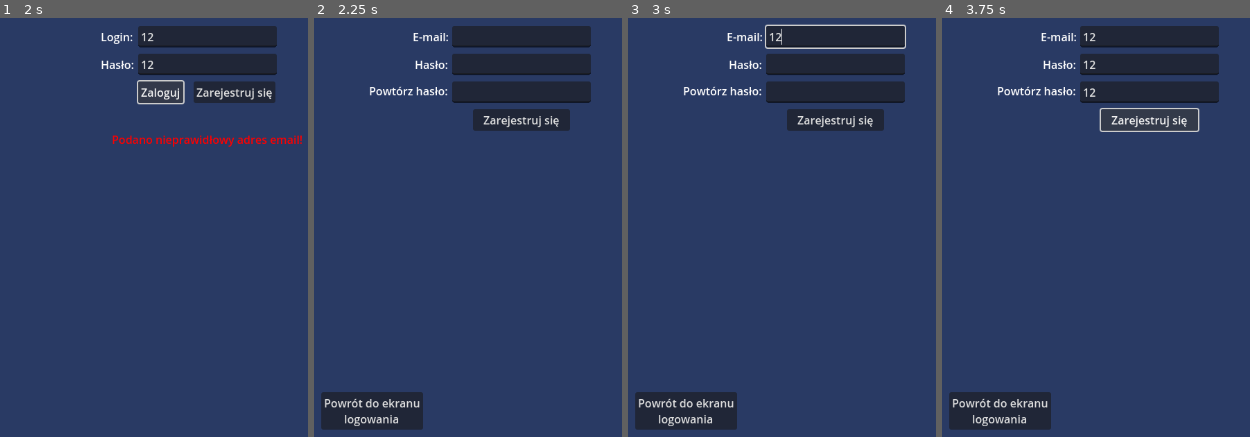
Above: before the commit, frames 1-4 (left to right).
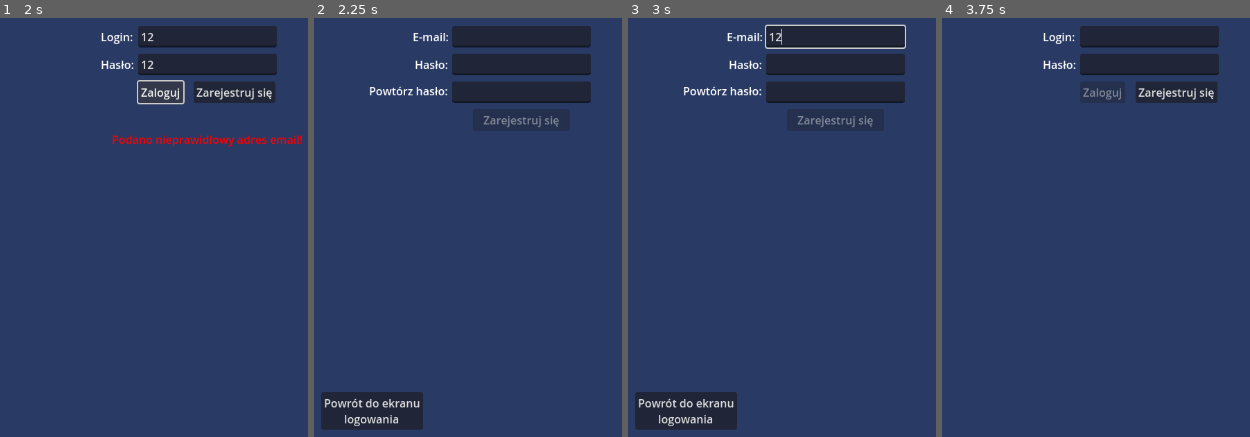
Above: after the commit, the same moments.

Repository: MateuszChoda/MediaLamus
Game: Godot game, scene res://Base/login_screen.tscn
The game is run twice, just before and just after one commit, with the same random seed, the same clock (stepped at 60 frames per second) and the same inputs.
Inputs (mouse positions are in pixels of both pictures, inside the frame that each line leads up to):
- Up to frame 1 (2 s): click (206, 34) at 0.52 s; type "12" at 0.6 s; click (206, 64) at 0.75 s; type "12" at 0.83 s; click "Zaloguj" at 1.25 s
- Up to frame 2 (2.25 s): click "Zarejestruj się" at 2 s
- Up to frame 3 (3 s): click (834, 34) at 2.77 s; type "12" at 2.85 s
- Up to frame 4 (3.75 s): click (1148, 64) at 3 s; type "12" at 3.08 s; click (1148, 93) at 3.23 s; type "12" at 3.32 s; click "Zarejestruj się" at 3.5 s

Frame 1 is identical in both runs. In frame 2, 0.2% of the frame differs, in the area x 55-80%, y 23-27%; in frame 3, 0.2%; in frame 4, 6.0%, in the area x 2-90%, y 3-99%.

Commit message:
Fix of main screen

Diff:
--- a/Base/Register_screen.tscn
+++ b/Base/Register_screen.tscn
@@ -1,8 +1,6 @@
-
 [gd_scene load_steps=2 format=3 uid="uid://dilvtyd1sl5qt"]
 
 [ext_resource type="Script" uid="uid://dpd3cgsx6h8b0" path="res://Scripts/register_screen.gd" id="1_rh3ov"]
-
 
 [node name="RegisterScreen" type="Control"]
 layout_mode = 3
@@ -11,6 +9,7 @@
 anchor_bottom = 1.0
 grow_horizontal = 2
 grow_vertical = 2
+script = ExtResource("1_rh3ov")
 
 [node name="ColorRect" type="ColorRect" parent="."]
 layout_mode = 1
@@ -102,7 +101,7 @@
 anchor_top = 0.5
 anchor_right = 0.5
 anchor_bottom = 0.5
-offset_left = -219.99
+offset_left = -220.0
 offset_top = 38.0
 offset_right = -105.99
 offset_bottom = 61.0
--- /dev/null
+++ b/Base/main_screen.tscn
@@ -0,0 +1,229 @@
+[gd_scene load_steps=6 format=3 uid="uid://p6ti5rlpxyux"]
+
+[ext_resource type="Script" uid="uid://cv4787yyv4i4u" path="res://Scripts/main_screen.gd" id="1_2l88s"]
+[ext_resource type="Texture2D" uid="uid://7ctyucrbyybl" path="res://img/filter-icon.jpg" id="1_o13rx"]
+[ext_resource type="Texture2D" uid="uid://dhka1r7vq5yn3" path="res://img/cart.png" id="2_i7cyh"]
+[ext_resource type="Texture2D" uid="uid://4kh527c6v3js" path="res://img/home-icon.png" id="2_w2f1l"]
+[ext_resource type="PackedScene" uid="uid://58fhia6fwvjx" path="res://Base/product_list.tscn" id="4_w2f1l"]
+
+[node name="Control" type="Control"]
+layout_mode = 3
+anchors_preset = 15
+anchor_right = 1.0
+anchor_bottom = 1.0
+grow_horizontal = 2
+grow_vertical = 2
+script = ExtResource("1_2l88s")
+
+[node name="ColorRect" type="ColorRect" parent="."]
+layout_mode = 1
+anchors_preset = 15
+anchor_right = 1.0
+anchor_bottom = 1.0
+grow_horizontal = 2
+grow_vertical = 2
+color = Color(0.160784, 0.227451, 0.392157, 1)
+
+[node name="LoginLabel" type="Label" parent="ColorRect"]
+layout_mode = 1
+offset_left = 30.0
+offset_top = 30.0
+offset_right = 92.0
+offset_bottom = 103.0
+theme_override_font_sizes/font_size = 38
+text = "Witaj
+"
+
+[node name="Searchbar" type="LineEdit" parent="ColorRect"]
+layout_mode = 1
+offset_left = 30.0
+offset_top = 120.0
+offset_right = 545.0
+offset_bottom = 170.0
+
+[node name="Filters_btn" type="TextureButton" parent="ColorRect"]
+layout_mode = 1
+anchors_preset = 1
+anchor_left = 1.0
+anchor_right = 1.0
+offset_left = -76.0
+offset_top = 119.0
+offset_right = 424.0
+offset_bottom = 619.0
+grow_horizontal = 0
+scale = Vector2(0.1, 0.1)
+texture_normal = ExtResource("1_o13rx")
+
+[node name="AGD_btn" type="Button" parent="ColorRect"]
+layout_mode = 1
+anchors_preset = 8
+anchor_left = 0.5
+anchor_top = 0.5
+anchor_right = 0.5
+anchor_bottom = 0.5
+offset_left = -293.0
+offset_top = -326.0
+offset_right = 293.0
+offset_bottom = -226.0
+grow_horizontal = 2
+grow_vertical = 2
+text = "AGD"
+
+[node name="RTV_btn" type="Button" parent="ColorRect"]
+layout_mode = 1
+anchors_preset = 8
+anchor_left = 0.5
+anchor_top = 0.5
+anchor_right = 0.5
+anchor_bottom = 0.5
+offset_left = -293.0
+offset_top = -206.0
+offset_right = 293.0
+offset_bottom = -106.0
+grow_horizontal = 2
+grow_vertical = 2
+text = "RTV
+
+"
+
+[node name="PC_btn" type="Button" parent="ColorRect"]
+layout_mode = 1
+anchors_preset = 8
+anchor_left = 0.5
+anchor_top = 0.5
+anchor_right = 0.5
+anchor_bottom = 0.5
+offset_left = -293.0
+offset_top = -86.0
+offset_right = 293.0
+offset_bottom = 14.0
+grow_horizontal = 2
+grow_vertical = 2
+text = "KOMPUTERY OSOBISTE
+"
+
+[node name="Smartphone_btn" type="Button" parent="ColorRect"]
+layout_mode = 1
+anchors_preset = 8
+anchor_left = 0.5
+anchor_top = 0.5
+anchor_right = 0.5
+anchor_bottom = 0.5
+offset_left = -293.0
+offset_top = 34.0
+offset_right = 293.0
+offset_bottom = 134.0
+grow_horizontal = 2
+grow_vertical = 2
+text = "SMARTFONY
+"
+
+[node name="Audio_btn" type="Button" parent="ColorRect"]
+layout_mode = 1
+anchors_preset = 8
+anchor_left = 0.5
+anchor_top = 0.5
+anchor_right = 0.5
+anchor_bottom = 0.5
+offset_left = -293.0
+offset_top = 154.0
+offset_right = 293.0
+offset_bottom = 254.0
+grow_horizontal = 2
+grow_vertical = 2
+text = "AUDIO
+"
+
+[node name="Gaming_btn" type="Button" parent="ColorRect"]
+layout_mode = 1
+anchors_preset = 8
+anchor_left = 0.5
+anchor_top = 0.5
+anchor_right = 0.5
+anchor_bottom = 0.5
+offset_left = -293.0
+offset_top = 274.0
+offset_right = 293.0
+offset_bottom = 374.0
+grow_horizontal = 2
+grow_vertical = 2
+text = "GAMING
+
+"
+
+[node name="ColorRect" type="ColorRect" parent="ColorRect"]
+layout_mode = 1
+anchors_preset = 8
+anchor_left = 0.5
+anchor_top = 0.5
+anchor_right = 0.5
+anchor_bottom = 0.5
+offset_left = -324.0
+offset_top = 424.0
+offset_right = 324.0
+offset_bottom = 574.0
+grow_horizontal = 2
+grow_vertical = 2
+color = Color(0.314033, 0.414383, 0.657094, 1)
+
+[node name="Profile_btn" type="TextureButton" parent="ColorRect/ColorRect"]
+layout_mode = 1
+anchors_preset = 8
+anchor_left = 0.5
+anchor_top = 0.5
+anchor_right = 0.5
+anchor_bottom = 0.5
+offset_left = 211.0
+offset_top = 482.0
+offset_right = 723.0
+offset_bottom = 994.0
+grow_horizontal = 2
+grow_vertical = 2
+scale = Vector2(0.09, 0.09)
+texture_normal = ExtResource("2_w2f1l")
+
+[node name="Home_btn" type="TextureButton" parent="ColorRect/ColorRect"]
+layout_mode = 1
+anchors_preset = 8
+anchor_left = 0.5
+anchor_top = 0.5
+anchor_right = 0.5
+anchor_bottom = 0.5
+offset_left = -259.0
+offset_top = 481.0
+offset_right = 253.0
+offset_bottom = 993.0
+grow_horizontal = 2
+grow_vertical = 2
+scale = Vector2(0.09, 0.09)
+texture_normal = ExtResource("2_w2f1l")
+
+[node name="Cart_btn" type="TextureButton" parent="ColorRect/ColorRect"]
+layout_mode = 1
+anchors_preset = 8
+anchor_left = 0.5
+anchor_top = 0.5
+anchor_right = 0.5
+anchor_bottom = 0.5
+offset_left = -24.0
+offset_top = 475.0
+offset_right = 488.0
+offset_bottom = 987.0
+grow_horizontal = 2
+grow_vertical = 2
+scale = Vector2(0.1, 0.1)
+texture_normal = ExtResource("2_i7cyh")
+
+[node name="ProductList" parent="." instance=ExtResource("4_w2f1l")]
+visible = false
+layout_mode = 0
+offset_top = 200.0
+offset_bottom = 986.0
+
+[connection signal="text_changed" from="ColorRect/Searchbar" to="ProductList" method="_on_searchbar_text_changed"]
+[connection signal="pressed" from="ColorRect/AGD_btn" to="." method="_on_agd_btn_pressed"]
+[connection signal="pressed" from="ColorRect/RTV_btn" to="." method="_on_rtv_btn_pressed"]
+[connection signal="pressed" from="ColorRect/PC_btn" to="." method="_on_pc_btn_pressed"]
+[connection signal="pressed" from="ColorRect/Smartphone_btn" to="." method="_on_smartphone_btn_pressed"]
+[connection signal="pressed" from="ColorRect/Audio_btn" to="." method="_on_audio_btn_pressed"]
+[connection signal="pressed" from="ColorRect/Gaming_btn" to="." method="_on_gaming_btn_pressed"]
Not shown: 1 places in Base/admin_screen.tscn that only renumber resources
